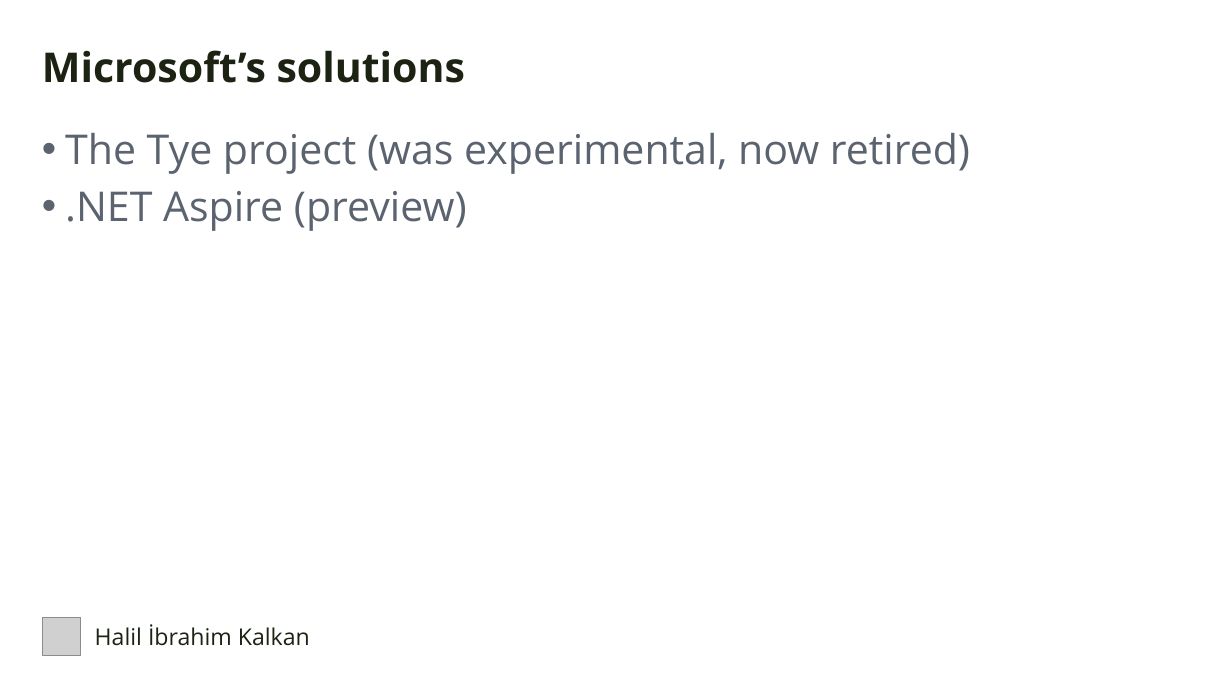
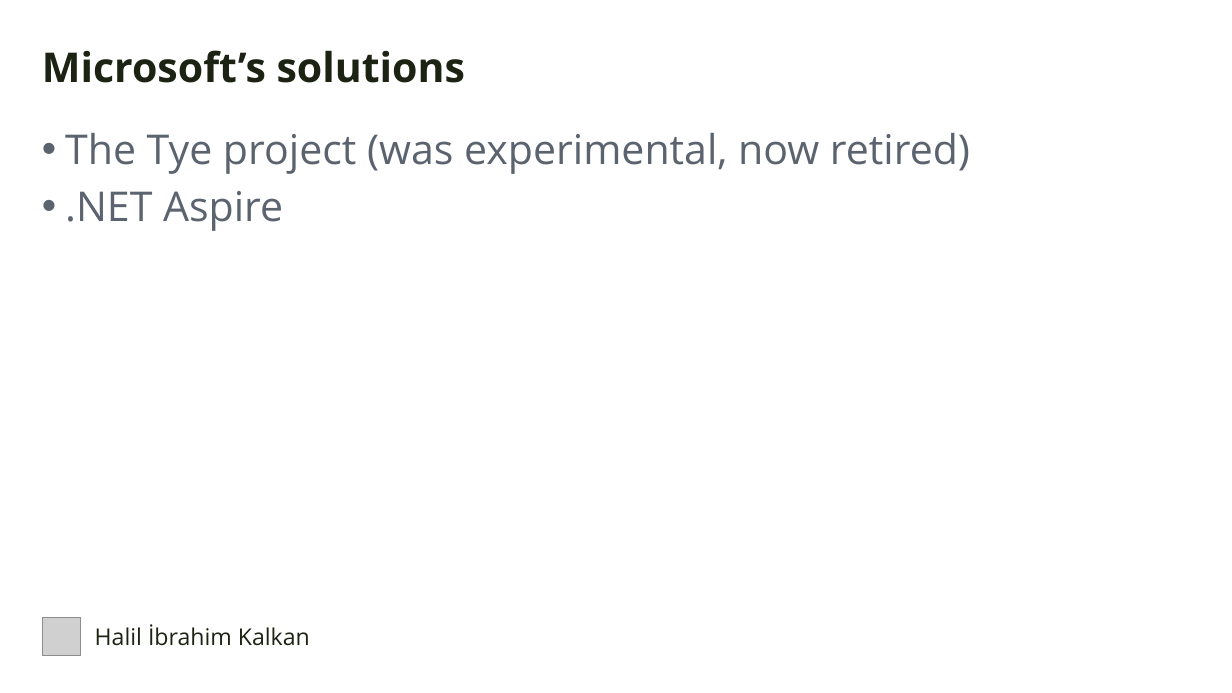
Before and after one commit to hikalkan/presentations, a slide deck: slide 10 of 2025-09-29 Dotnext/Kubernetes Integrated Development Environment 1.pptx. Drawn at 1232x693 pixels with LibreOffice and Linux fonts; fonts in the diff are those of the drawing; grey boxes stand for pictures; background and template pictures are left out. Boxes give left, top, right and bottom in pixels: in the first picture for what was removed or moved away, otherwise in the second. Text is boxed around its words. In the diff, an @@ line names an element or a change of style, - is before the commit and + after.

```diff
--- a/2025-09-29 Dotnext/Kubernetes Integrated Development Environment 1.pptx
+++ b/2025-09-29 Dotnext/Kubernetes Integrated Development Environment 1.pptx
@@ text at box(65, 191, 283, 231): text changed @@
-• .NET Aspire (preview)
+• .NET Aspire
```
